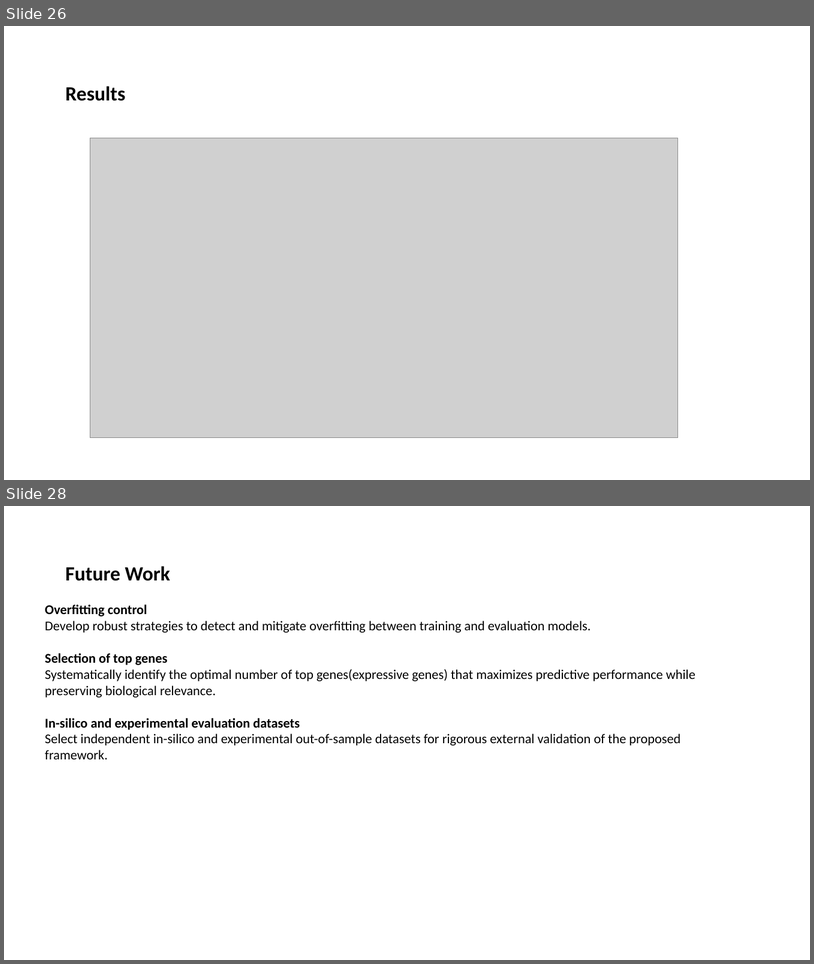
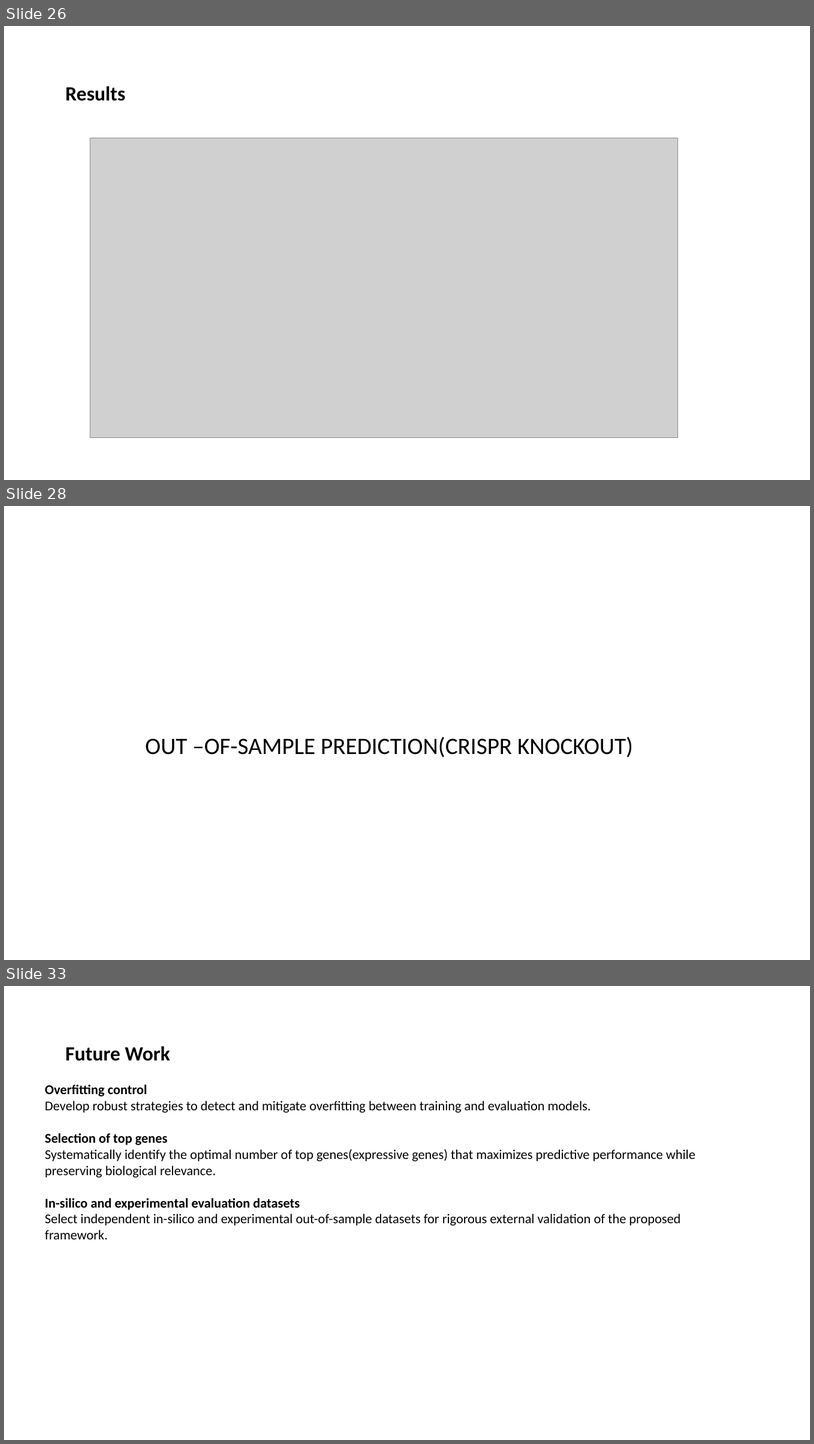
Before and after one commit to boabangf/GNN_RL_gene_trajectory_perturbation, a slide deck: ppt slides for omic codeathon (1) (1).pptx. Shown one above the other, each under a label of ours: slides 26 and 28 before the commit, slides 26, 28 and 33 after it; the slides between them are not shown. The pictures are 814x964 and 814x1444 pixels, drawn with LibreOffice and Linux fonts; fonts in the diff are those of the drawing; grey boxes stand for pictures. Boxes give left, top, right and bottom in pixels: in the first picture for what was removed or moved away, otherwise in the second. Text is boxed around its words. In the diff, an @@ line names an element or a change of style, - is before the commit and + after.

```diff
--- a/ppt slides for omic codeathon (1) (1).pptx
+++ b/ppt slides for omic codeathon (1) (1).pptx
@@ slide 28 added at box(4, 506, 810, 960), background #FFFFFF @@
@@ text added at box(145, 736, 633, 757), 28 pt, text #000000 @@
+OUT –OF-SAMPLE PREDICTION(CRISPR KNOCKOUT)
@@ what was slide 28 is now slide 33 @@
```
Also in this commit, not shown: 4 other slides added.
